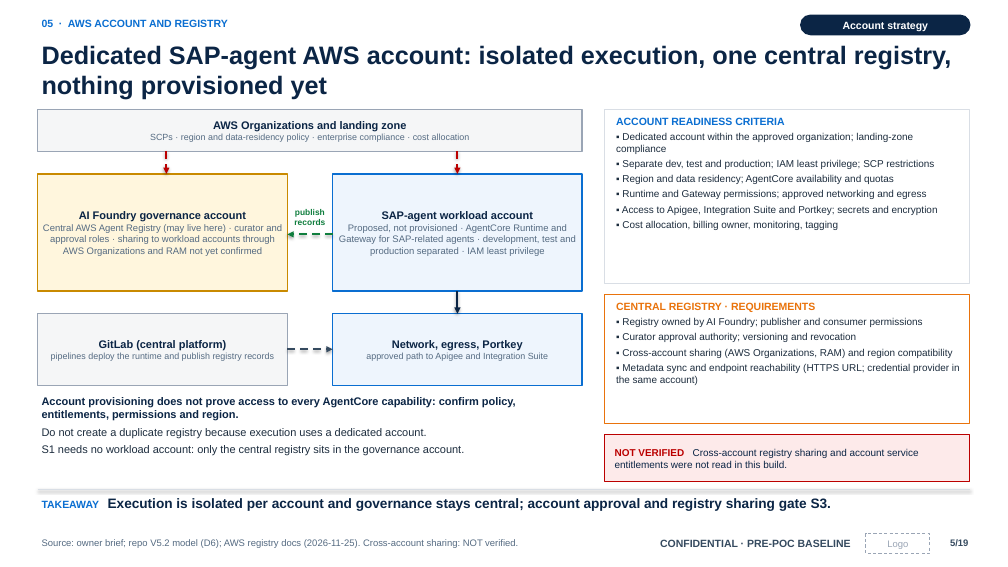
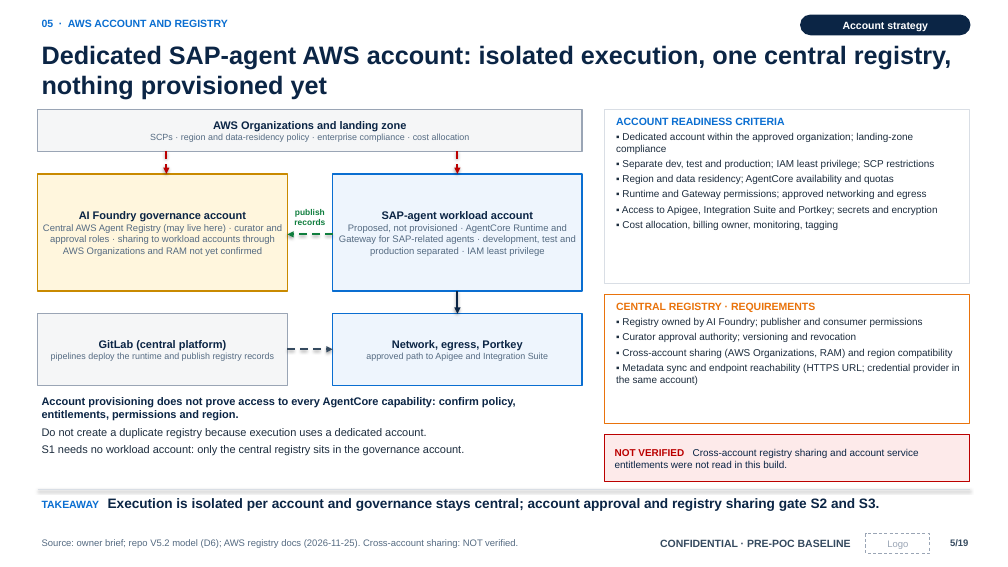
Before and after one commit to Iam-PrasadDeshpande/finance-reconciliation-agent, a slide deck: slide 5 of docs/Enterprise_AI_Foundation_Governance_V5_2.pptx. Drawn at 1008x567 pixels with LibreOffice and Linux fonts; fonts in the diff are those of the drawing. Boxes give left, top, right and bottom in pixels: in the first picture for what was removed or moved away, otherwise in the second. Text is boxed around its words. In the diff, an @@ line names an element or a change of style, - is before the commit and + after.

```diff
--- a/docs/Enterprise_AI_Foundation_Governance_V5_2.pptx
+++ b/docs/Enterprise_AI_Foundation_Governance_V5_2.pptx
@@ text at bbox=[42, 498, 879, 511]: text changed @@
-TAKEAWAY Execution is isolated per account and governance stays central; account approval and registry sharing gate S3.
+TAKEAWAY Execution is isolated per account and governance stays central; account approval and registry sharing gate S2 and S3.
```
Also in this commit, not shown: 6 other slides changed, 1 other file.
